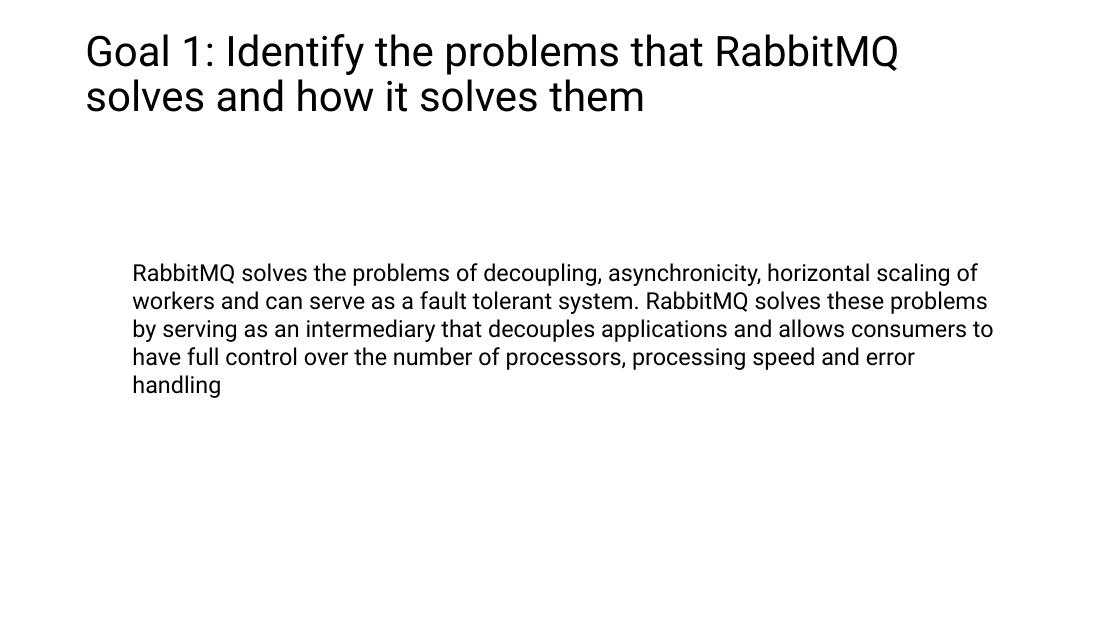
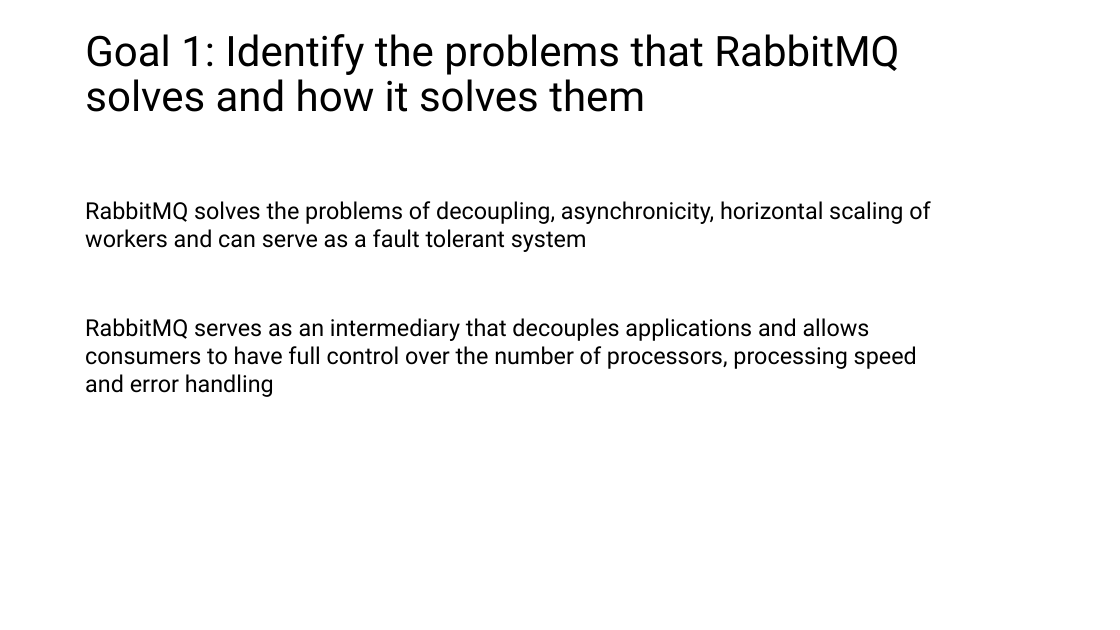
Before and after one commit to roblappcoupa/rabbitmq-presentation, a slide deck: slide 23 of Docs/RabbitMQ.pptx. Drawn at 1120x630 pixels with LibreOffice and Linux fonts; fonts in the diff are those of the drawing. Boxes give left, top, right and bottom in pixels: in the first picture for what was removed or moved away, otherwise in the second. Text is boxed around its words. In the diff, an @@ line names an element or a change of style, - is before the commit and + after.

```diff
--- a/Docs/RabbitMQ.pptx
+++ b/Docs/RabbitMQ.pptx
@@ text added at <box>85,201,930,252</box>, 20 pt, text #000000 @@
+RabbitMQ solves the problems of decoupling, asynchronicity, horizontal scaling of workers and can serve as a fault tolerant system
@@ text at <box>85,318,917,397</box>: text changed @@
-RabbitMQ solves the problems of decoupling, asynchronicity, horizontal scaling of workers and can serve as a fault tolerant system. RabbitMQ solves these problems by serving as an intermediary that decouples applications and allows consumers to have full control over the number of processors, processing speed and error handling
+RabbitMQ serves as an intermediary that decouples applications and allows consumers to have full control over the number of processors, processing speed and error handling
```
Also in this commit, not shown: 5 other slides changed.
